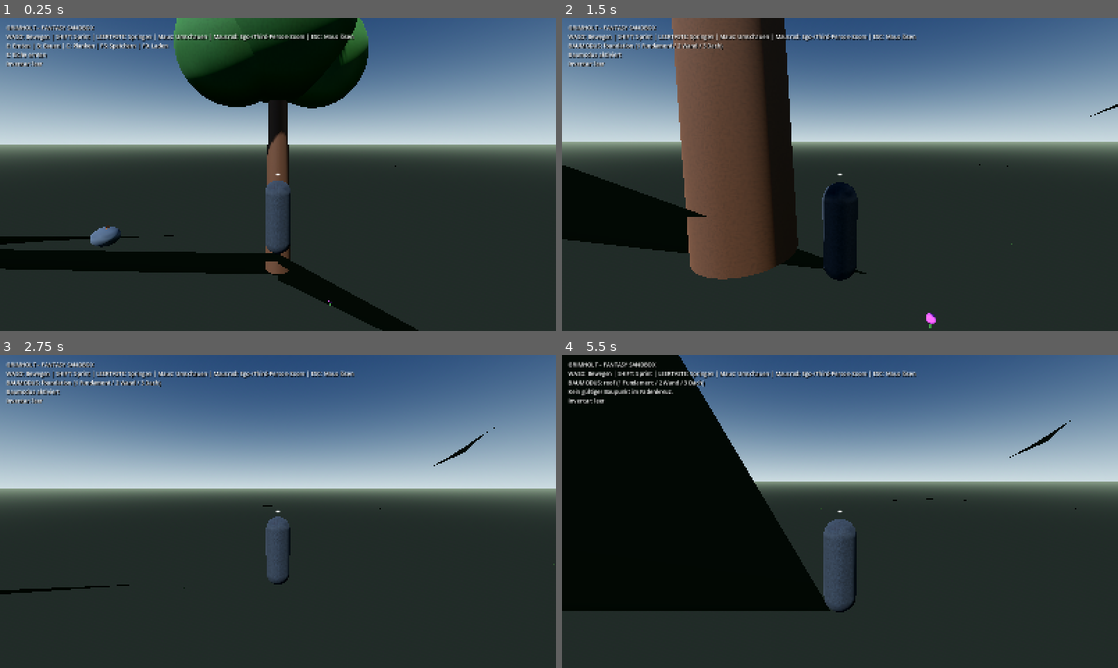
Above: before the commit, frames 1-4 (two rows, left to right).
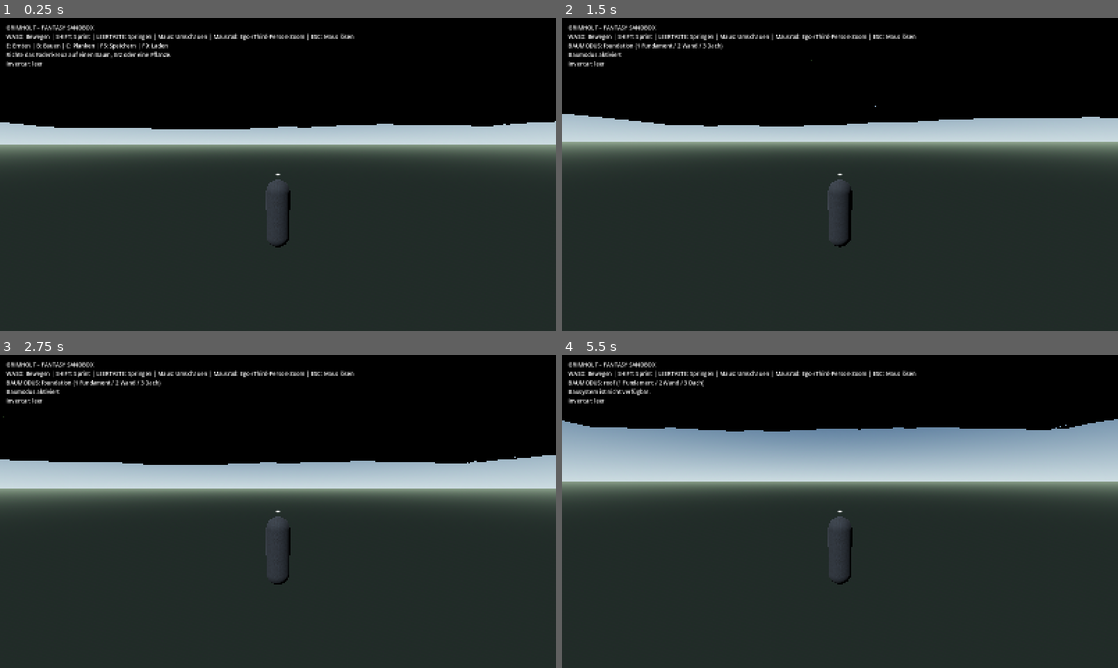
Above: after the commit, the same moments.

Repository: HazelTheSquirrel/Grimholt-Test
Game: Godot game, scene res://scenes/main.tscn
Two runs of this game, one before a commit and one after it. Both use one fixed random seed, a clock stepped at 60 frames per second and the inputs below.
Inputs (mouse positions are in pixels of both pictures, inside the frame that each line leads up to):
- Up to frame 1 (0.25 s): no input
- Up to frame 2 (1.5 s): tap Enter at 0.5 s; move the mouse to (867, 174) at 0.52 s; hold W (move_forward) from 0.53 s (still down); tap E at 0.6 s; click (867, 174) at 0.67 s; tap Space at 0.77 s; move the mouse to (812, 174) at 1.27 s; tap B at 1.35 s
- Up to frame 3 (2.75 s): keep holding W (move_forward); tap Space at 1.52 s; move the mouse to (289, 505) at 2.02 s; tap 1 at 2.1 s
- Up to frame 4 (5.5 s): keep holding W (move_forward); move the mouse to (834, 517) at 2.77 s; tap 2 at 2.85 s; click (834, 517) at 2.92 s; tap Space at 3.02, 3.77, 4.52 s; move the mouse to (878, 514) at 3.52 s; tap 3 at 3.6 s; move the mouse to (795, 508) at 4.27 s; tap C at 4.35 s; move the mouse to (845, 511) at 5.02 s; hold Shift from 5.03 s (still down); click (845, 511) at 5.17 s

The runs differ from the first frame. In frame 1, 35% of the frame differs, in the area x 0-100%, y 0-100%; in frame 2, 46%; in frame 3, 34%; in frame 4, 41%.
Error after the commit: Parse Error: Too many arguments for "get_safe_spawn_position()" call. Expected at most 0 but received 1. (res://scripts/main.gd:23)

Commit message:
Use the spawn marker defined in the main scene

Diff:
--- a/Grimholt/scripts/main.gd
+++ b/Grimholt/scripts/main.gd
@@ -6,6 +6,7 @@
 
 @onready var terrain: GrimholtTerrainWorld = $TerrainWorld
 @onready var player: GrimholtPlayer = $Player
+@onready var spawn_point: Marker3D = $PlayerSpawn
 @onready var building_system: GrimholtBuildingSystem = $PlayerBuildings
 @onready var world_environment: WorldEnvironment = $WorldEnvironment
 @onready var sun: DirectionalLight3D = $Sun
@@ -19,7 +20,7 @@
     var inventory := player.get_node("Inventory") as GrimholtInventory
     player.inventory = inventory
     player.building_system = building_system
-    player.global_position = terrain.get_safe_spawn_position()
+    player.global_position = terrain.get_safe_spawn_position(spawn_point.global_position)
     terrain.populate_resources(inventory)
     for child in terrain.get_children():
         if child is GrimholtResourceNode:
@@ -171,7 +172,7 @@
     var ground_height := terrain.height_at(restored_position.x, restored_position.z)
     var recovered_from_underground := restored_position.y < ground_height + 0.05
     if recovered_from_underground:
-        restored_position = terrain.get_safe_spawn_position()
+        restored_position = terrain.get_safe_spawn_position(spawn_point.global_position)
     player.global_position = restored_position
     player.velocity = Vector3.ZERO
     if show_feedback:
